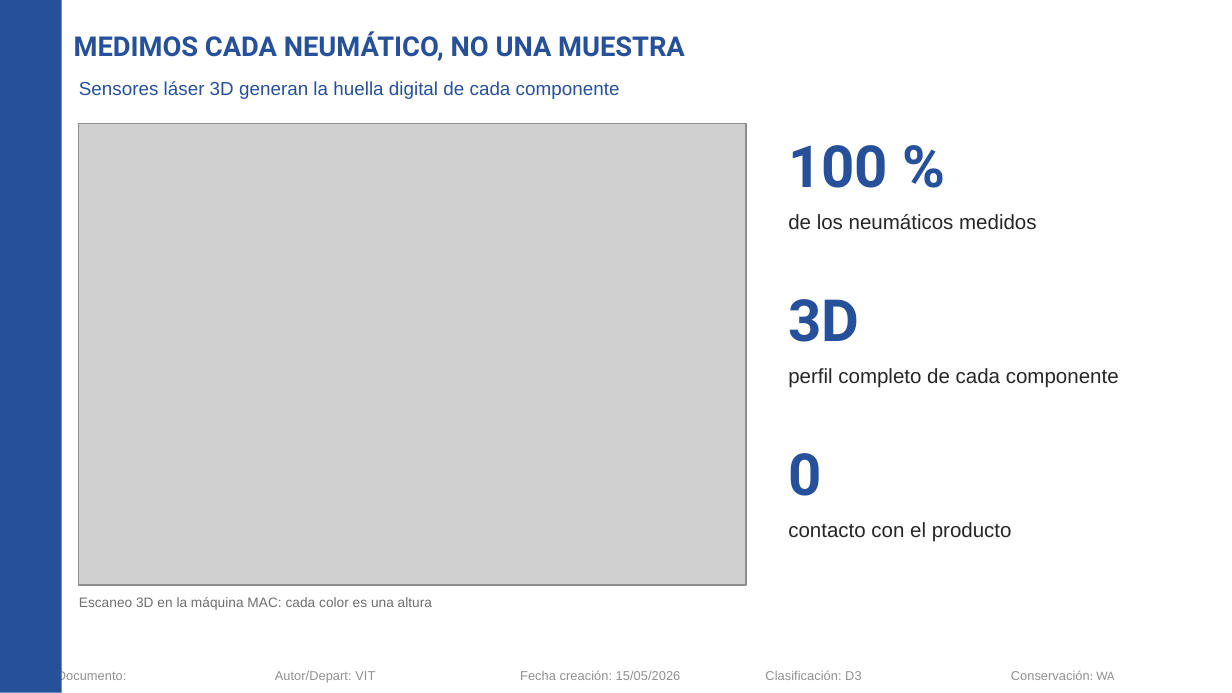
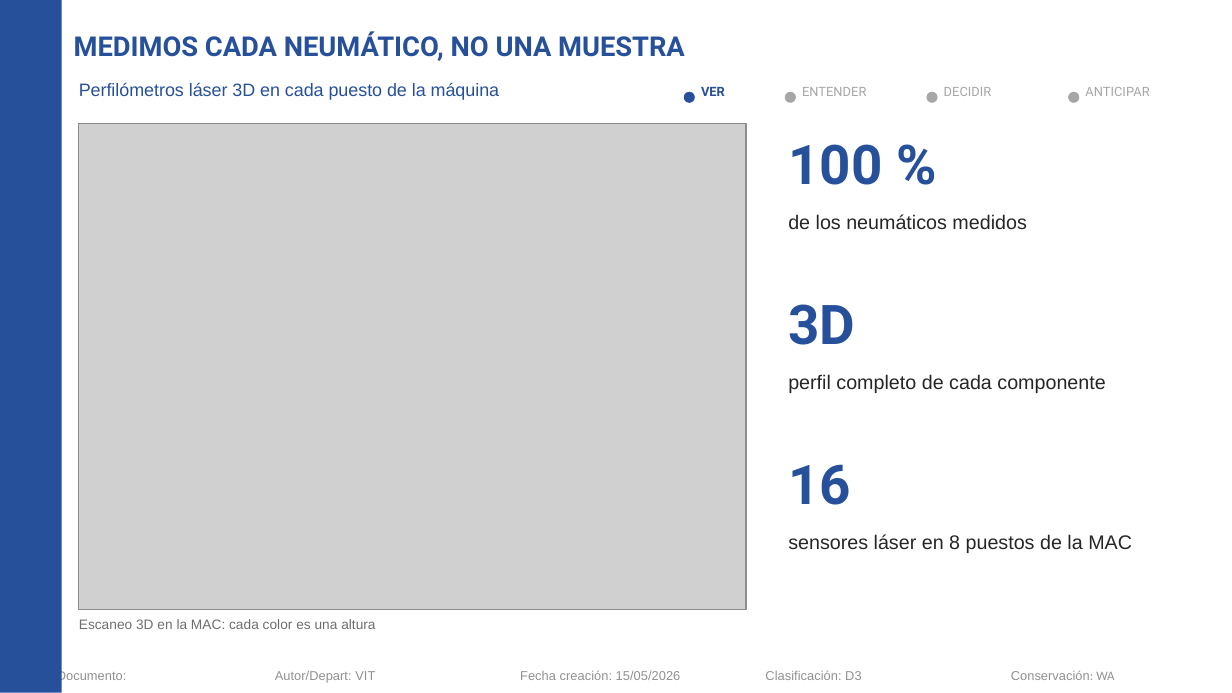
Before and after one commit to Asierenux/blank-app, a slide deck: slide 6 of presentaciones/Michelin_Hyundai_Fabricacion_Digital_ES.pptx. Drawn at 1232x693 pixels with LibreOffice and Linux fonts; fonts in the diff are those of the drawing; grey boxes stand for pictures; background and template pictures are left out. Boxes give left, top, right and bottom in pixels: in the first picture for what was removed or moved away, otherwise in the second. Text is boxed around its words. In the diff, an @@ line names an element or a change of style, - is before the commit and + after.

```diff
--- a/presentaciones/Michelin_Hyundai_Fabricacion_Digital_ES.pptx
+++ b/presentaciones/Michelin_Hyundai_Fabricacion_Digital_ES.pptx
@@ text at <box>79,82,499,100</box>: text changed; size 11 to 10.5 pt @@
-Sensores láser 3D generan la huella digital de cada componente
+Perfilómetros láser 3D en cada puesto de la máquina
@@ text added at <box>701,87,725,96</box>, 7.5 pt, text #27509B, bold @@
+VER
@@ text added at <box>802,87,866,96</box>, 7.5 pt, text #A6A6A6 @@
+ENTENDER
@@ text added at <box>944,87,992,96</box>, 7.5 pt, text #A6A6A6 @@
+DECIDIR
@@ text added at <box>1085,87,1149,96</box>, 7.5 pt, text #A6A6A6 @@
+ANTICIPAR
@@ ellipse added at <box>684,91,695,102</box>, fill #27509B @@
@@ ellipse added at <box>785,91,796,102</box>, fill #A6A6A6 @@
@@ ellipse added at <box>926,91,938,102</box>, fill #A6A6A6 @@
@@ ellipse added at <box>1068,91,1079,102</box>, fill #A6A6A6 @@
@@ picture: place and size @@
-picture at <box>79,123,745,585</box>
+picture at <box>79,123,745,610</box>
@@ text "100 %" at <box>788,144,882,185</box>: size 34 to 32 pt @@
@@ text "de los neumáticos medidos" at <box>788,214,1026,229</box>: size 12 to 11.5 pt @@
@@ text "3D" at <box>788,304,855,345</box>: size 34 to 32 pt @@
@@ text "perfil completo de cada componente" at <box>788,374,1105,393</box>: size 12 to 11.5 pt @@
@@ text removed at <box>788,453,821,496</box> @@
-0
@@ text added at <box>788,464,851,505</box>, 32 pt, text #27509B, bold @@
+16
@@ text removed at <box>788,522,1012,542</box> @@
-contacto con el producto
@@ text added at <box>788,534,1132,553</box>, 11.5 pt, text #262626 @@
+sensores láser en 8 puestos de la MAC
@@ text at <box>79,619,375,629</box>: text changed @@
-Escaneo 3D en la máquina MAC: cada color es una altura
+Escaneo 3D en la MAC: cada color es una altura
```
Also in this commit, not shown: 9 other slides changed, 10 slides added, 3 slides removed.
